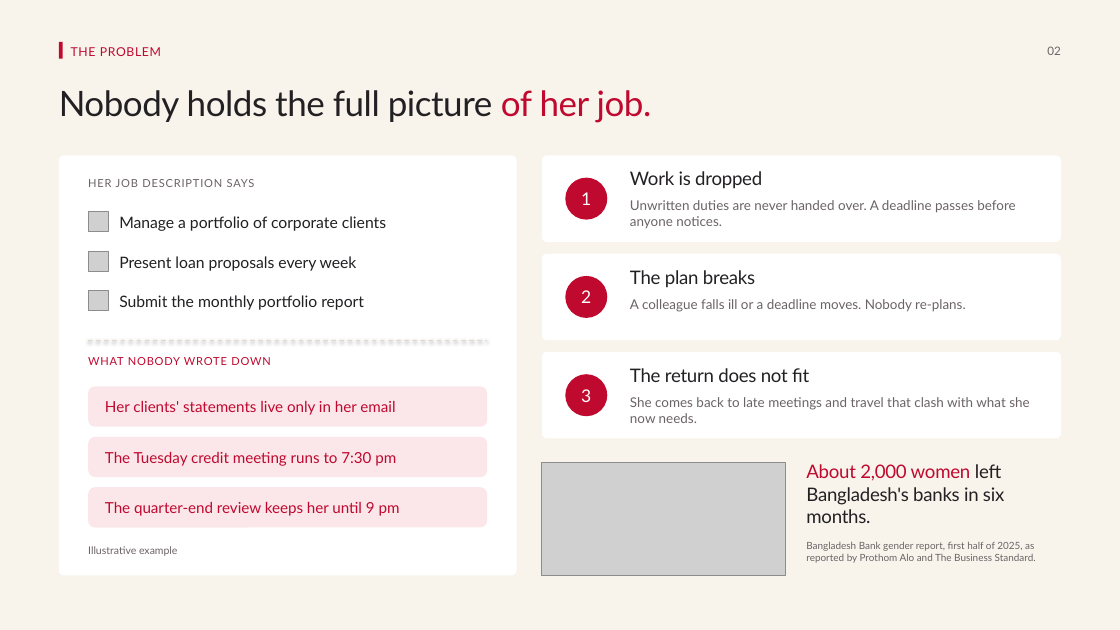
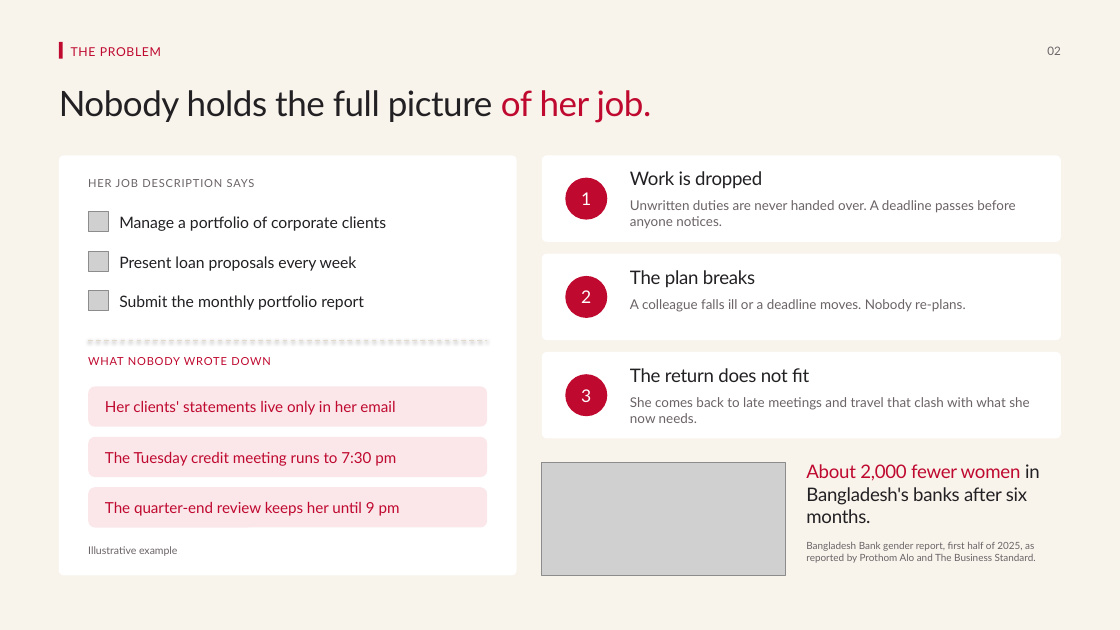
Before and after one commit to tonni19/shetu, a slide deck: slide 2 of docs/planning/05-Shetu-Proposal-Deck.pptx. Drawn at 1120x630 pixels with LibreOffice and Linux fonts; fonts in the diff are those of the drawing; grey boxes stand for pictures. Boxes give left, top, right and bottom in pixels: in the first picture for what was removed or moved away, otherwise in the second. Text is boxed around its words. In the diff, an @@ line names an element or a change of style, - is before the commit and + after.

```diff
--- a/docs/planning/05-Shetu-Proposal-Deck.pptx
+++ b/docs/planning/05-Shetu-Proposal-Deck.pptx
@@ text at [806,464,1040,523]: text changed @@
-About 2,000 women left Bangladesh's banks in six months.
+About 2,000 fewer women in Bangladesh's banks after six months.
```
Also in this commit, not shown: 4 other slides changed, 9 other files.
